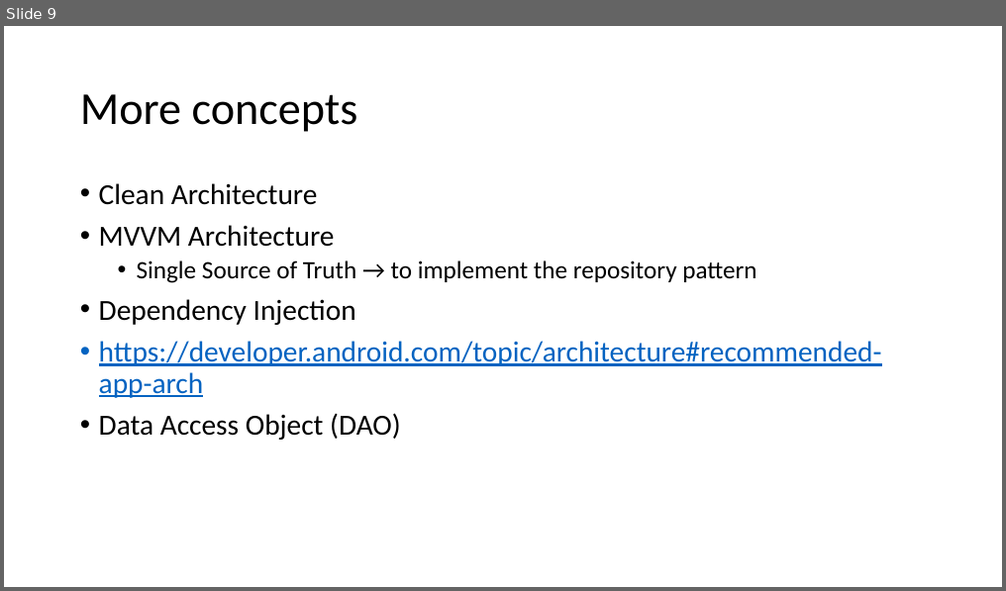
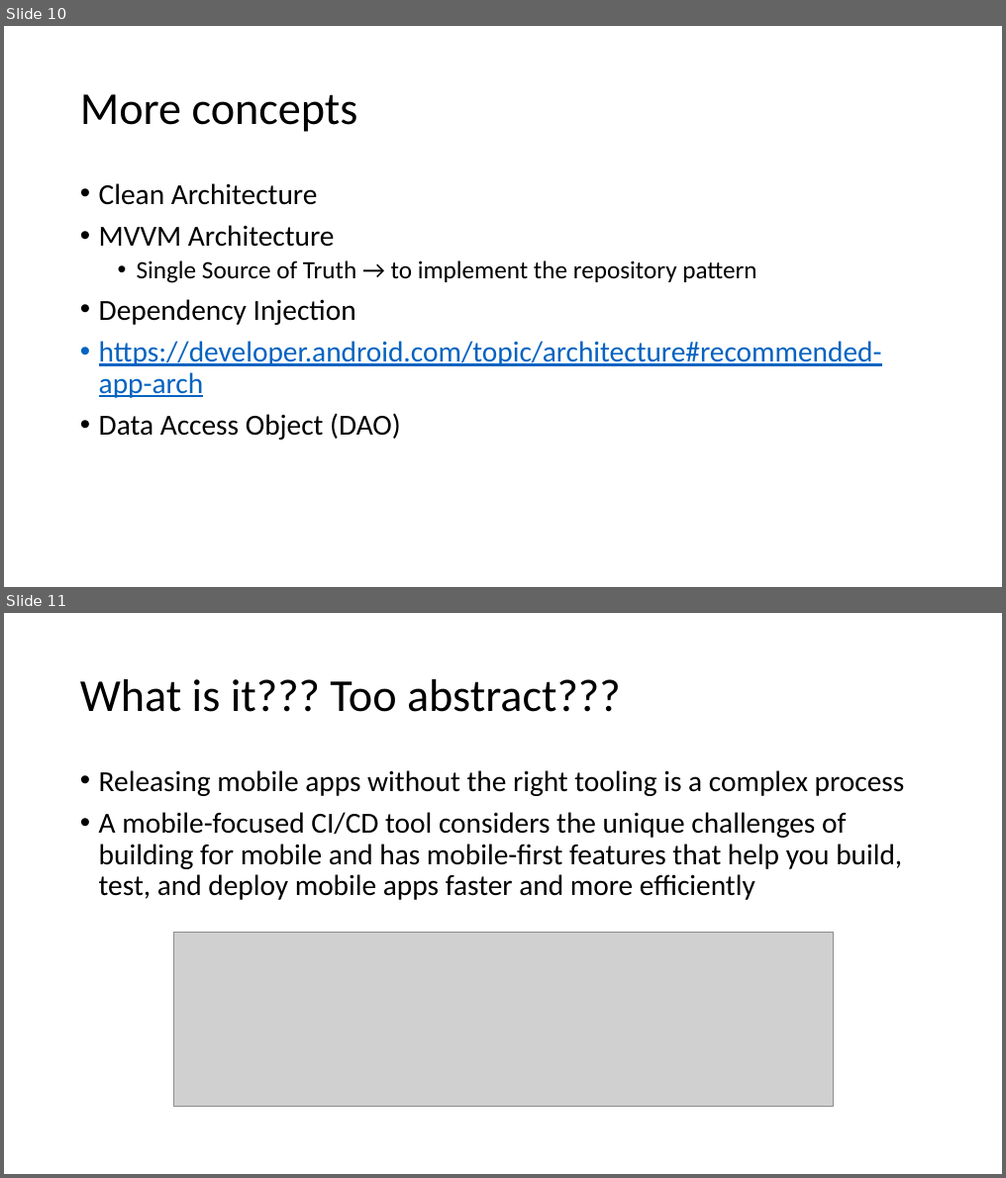
Before and after one commit to joellecorliss/Associate-Android-Developer, a slide deck: Android Basics in Kotlin.pptx. Shown one above the other, each under a label of ours: slide 9 before the commit, slides 10 and 11 after it. The pictures are 1006x591 and 1006x1178 pixels, drawn with LibreOffice and Linux fonts; fonts in the diff are those of the drawing; grey boxes stand for pictures. Boxes give left, top, right and bottom in pixels: in the first picture for what was removed or moved away, otherwise in the second. Text is boxed around its words. In the diff, an @@ line names an element or a change of style, - is before the commit and + after.

Commit message:
Update slides

```diff
--- a/Android Basics in Kotlin.pptx
+++ b/Android Basics in Kotlin.pptx
@@ slide 11 added at box(4, 613, 1002, 1174), background #FFFFFF @@
@@ title added at box(80, 679, 621, 712), 44 pt, text #000000 @@
+What is it??? Too abstract???
@@ text added at box(99, 770, 905, 900), 28 pt, text #000000 @@
+• Releasing mobile apps without the right tooling is a complex process
+• A mobile-focused CI/CD tool considers the unique challenges of building for mobile and has mobile-first features that help you build, test, and deploy mobile apps faster and more efficiently
@@ picture added at box(173, 932, 833, 1106) @@
@@ what was slide 9 is now slide 10 @@
```
Also in this commit, not shown: 5 other slides added.
